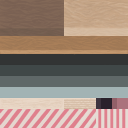
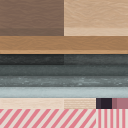
Revision of a layered 128 x 128 image; what changed, layer by layer:
painted on "Paint Layer 1" over [0, 54, 128, 98]
